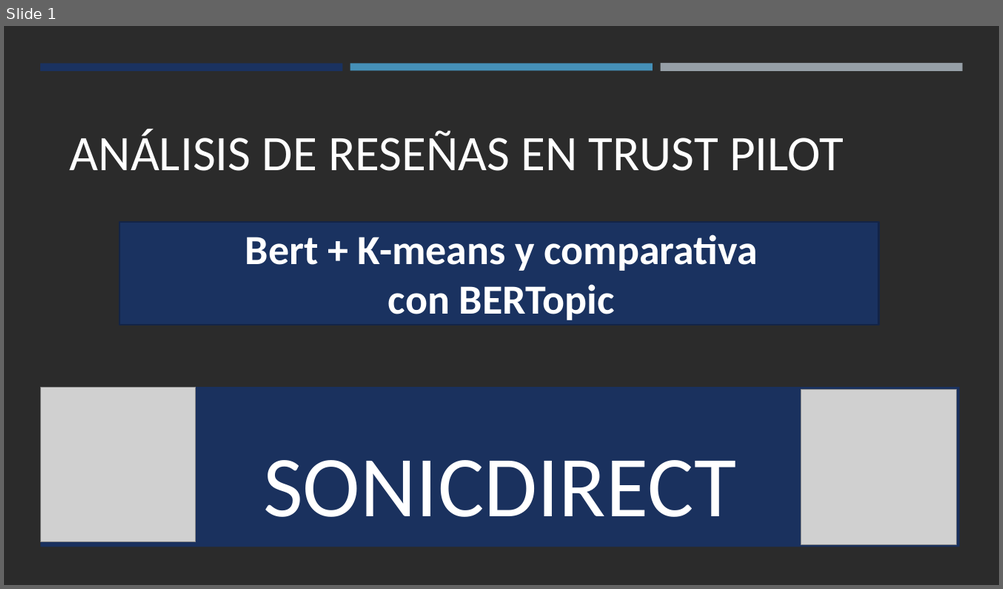
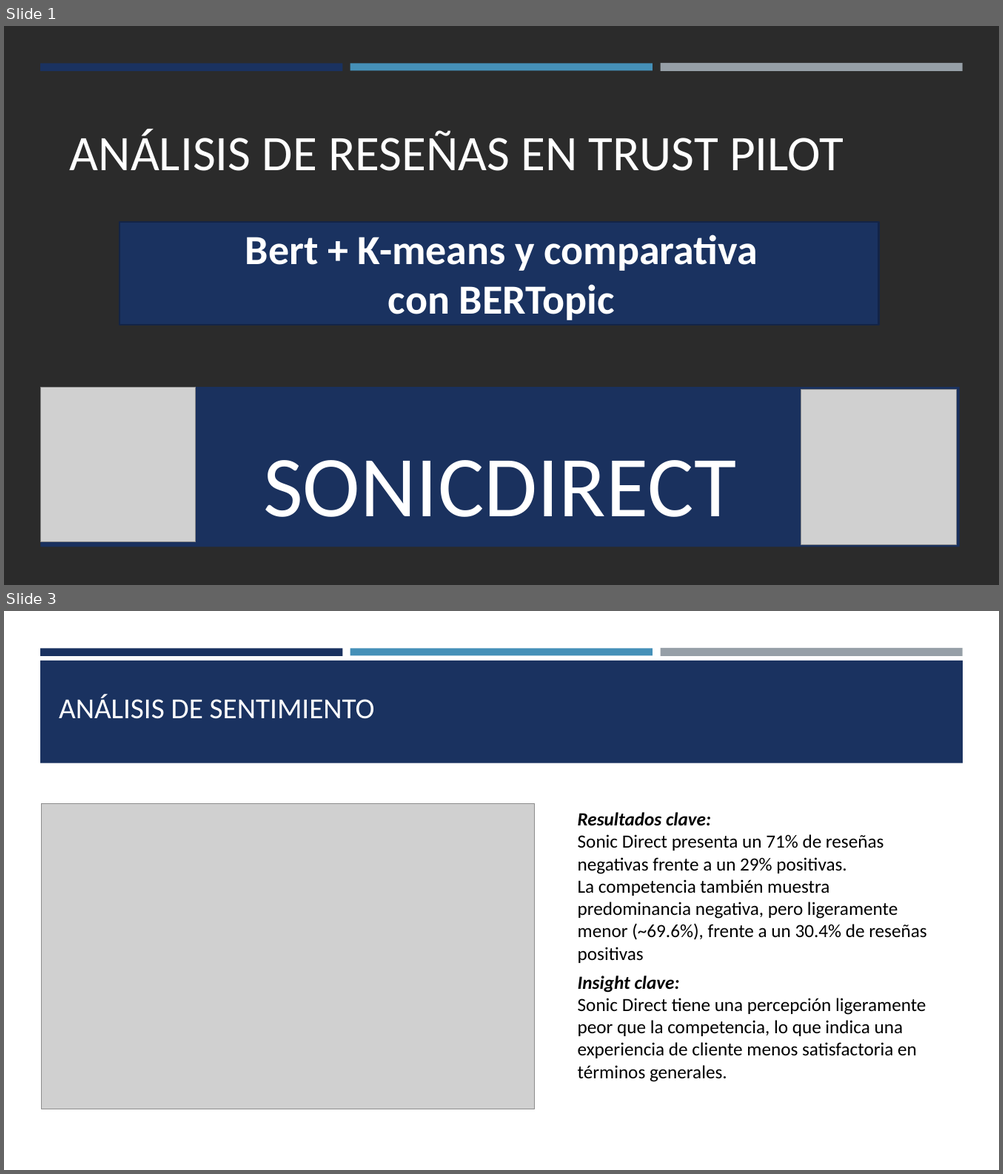
Before and after one commit to OscarFdz24/Proyecto_DeepLearning_NLP_Oscar_Fernandez, a slide deck: Análisis de reseñas en Trust Pilot.pptx. Shown one above the other, each under a label of ours: slide 1 before the commit, slides 1 and 3 after it; the slides between them are not shown. The pictures are 1003x589 and 1003x1174 pixels, drawn with LibreOffice and Linux fonts; fonts in the diff are those of the drawing; grey boxes stand for pictures; background and template pictures are left out; a plain dark background stands for a picture behind light text. Boxes give left, top, right and bottom in pixels: in the first picture for what was removed or moved away, otherwise in the second. Text is boxed around its words. In the diff, an @@ line names an element or a change of style, - is before the commit and + after.

```diff
--- a/Análisis de reseñas en Trust Pilot.pptx
+++ b/Análisis de reseñas en Trust Pilot.pptx
@@ slide 3 added at bbox=[4, 611, 999, 1170], background #FFFFFF @@
@@ rectangle added at bbox=[40, 648, 343, 655], fill #1A3260 @@
@@ rectangle added at bbox=[350, 648, 652, 655], fill #4590B8 @@
@@ rectangle added at bbox=[660, 648, 962, 657], fill #969FA7 @@
@@ rectangle added at bbox=[40, 661, 963, 763], fill #1A3260 @@
@@ title added at bbox=[59, 694, 375, 719], 28 pt, text #FFFFFF @@
+ANÁLISIS DE SENTIMIENTO
@@ picture added at bbox=[41, 803, 535, 1110] @@
@@ text added at bbox=[578, 812, 926, 940], 18 pt, text #000000 @@
+Resultados clave:
+Sonic Direct presenta un 71% de reseñas negativas frente a un 29% positivas.
+La competencia también muestra predominancia negativa, pero ligeramente menor (~69.6%), frente a un 30.4% de reseñas positivas
@@ text added at bbox=[578, 976, 925, 1082], 18 pt, text #000000 @@
+Insight clave:
+Sonic Direct tiene una percepción ligeramente peor que la competencia, lo que indica una experiencia de cliente menos satisfactoria en términos generales.
```
Also in this commit, not shown: 3 slides changed, 6 other slides added, 4 slides removed, 3 other files.
